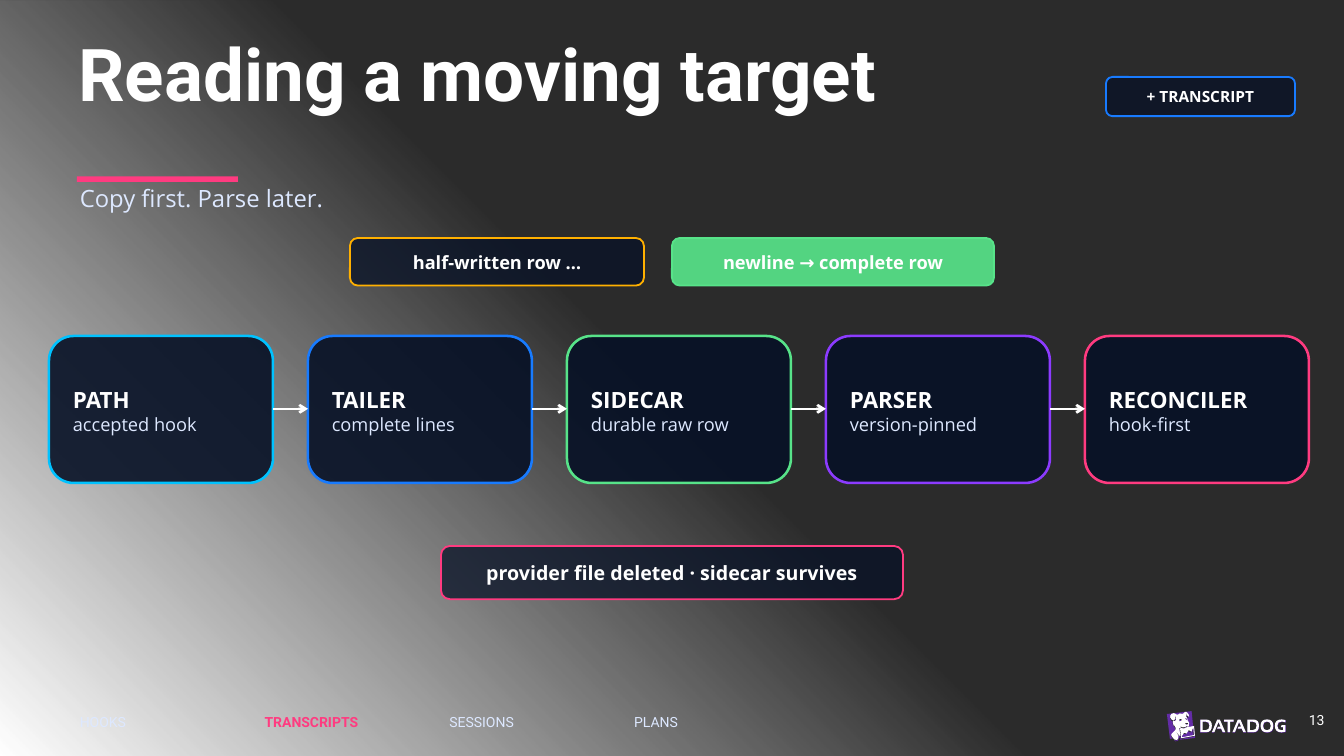
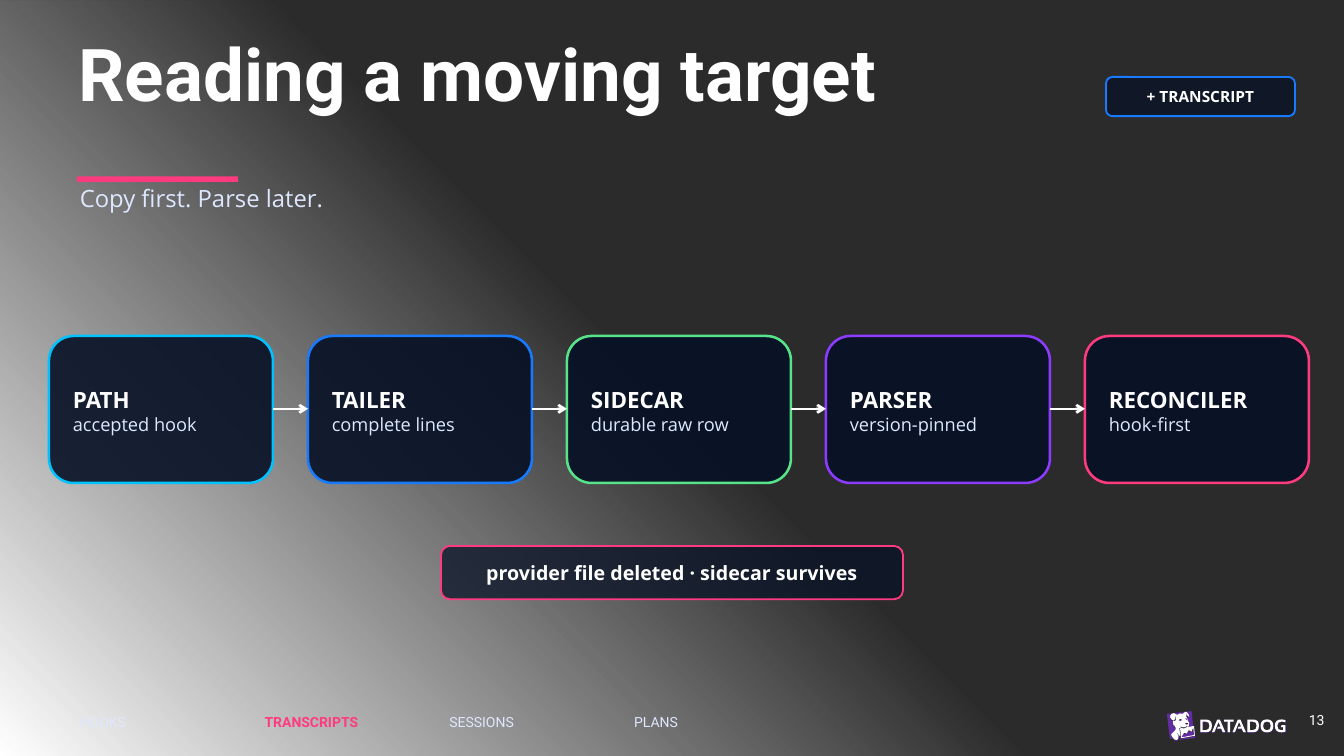
Before and after one commit to chrisnas/TechoramaNetherland2026, a slide deck: slide 15 of Harness Spy/Slides/HarnessSpy.pptx (slide 17 before the commit). Drawn at 1344x756 pixels with LibreOffice and Linux fonts; fonts in the diff are those of the drawing; background and template pictures are left out; a plain dark background stands for a picture behind light text. Boxes give left, top, right and bottom in pixels: in the first picture for what was removed or moved away, otherwise in the second. Text is boxed around its words. In the diff, an @@ line names an element or a change of style, - is before the commit and + after.

```diff
--- a/Harness Spy/Slides/HarnessSpy.pptx
+++ b/Harness Spy/Slides/HarnessSpy.pptx
@@ rounded rectangle removed at (350,238,644,285) @@
-half-written row …
@@ rounded rectangle removed at (673,238,994,285) @@
-newline → complete row
```
Also in this commit, not shown: 3 other slides changed, 6 slides added, 13 slides removed.
